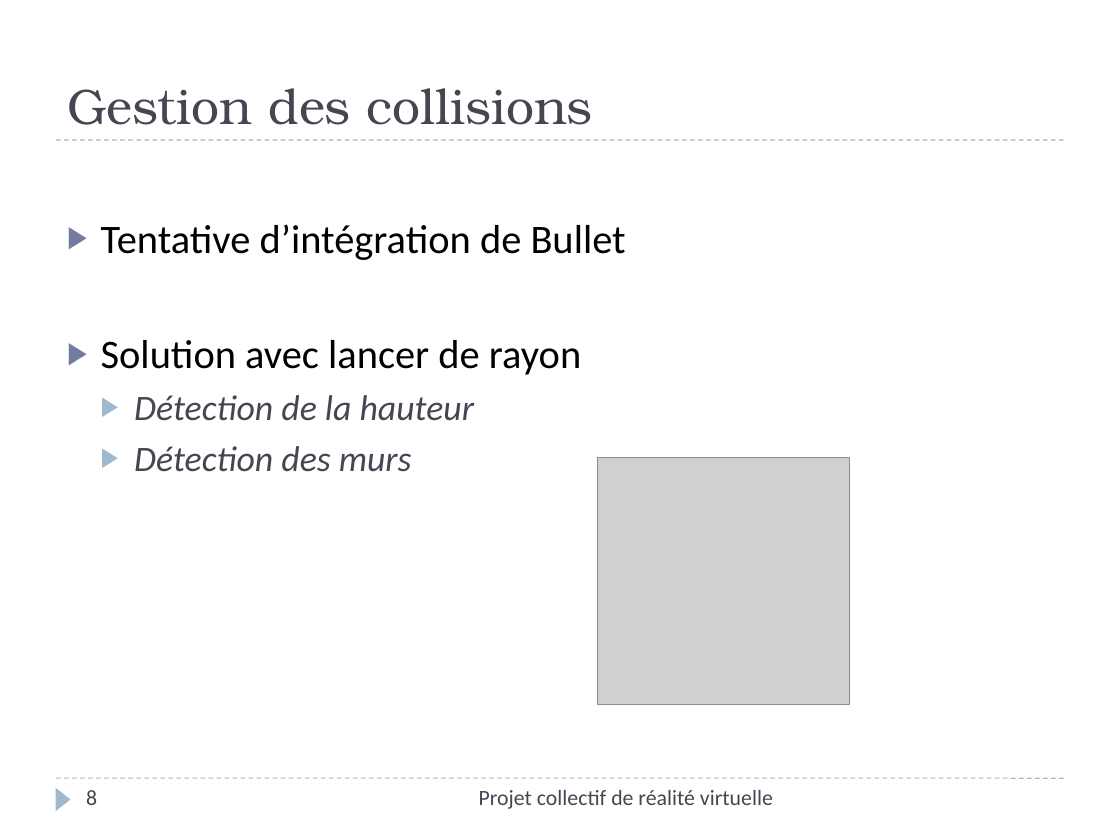
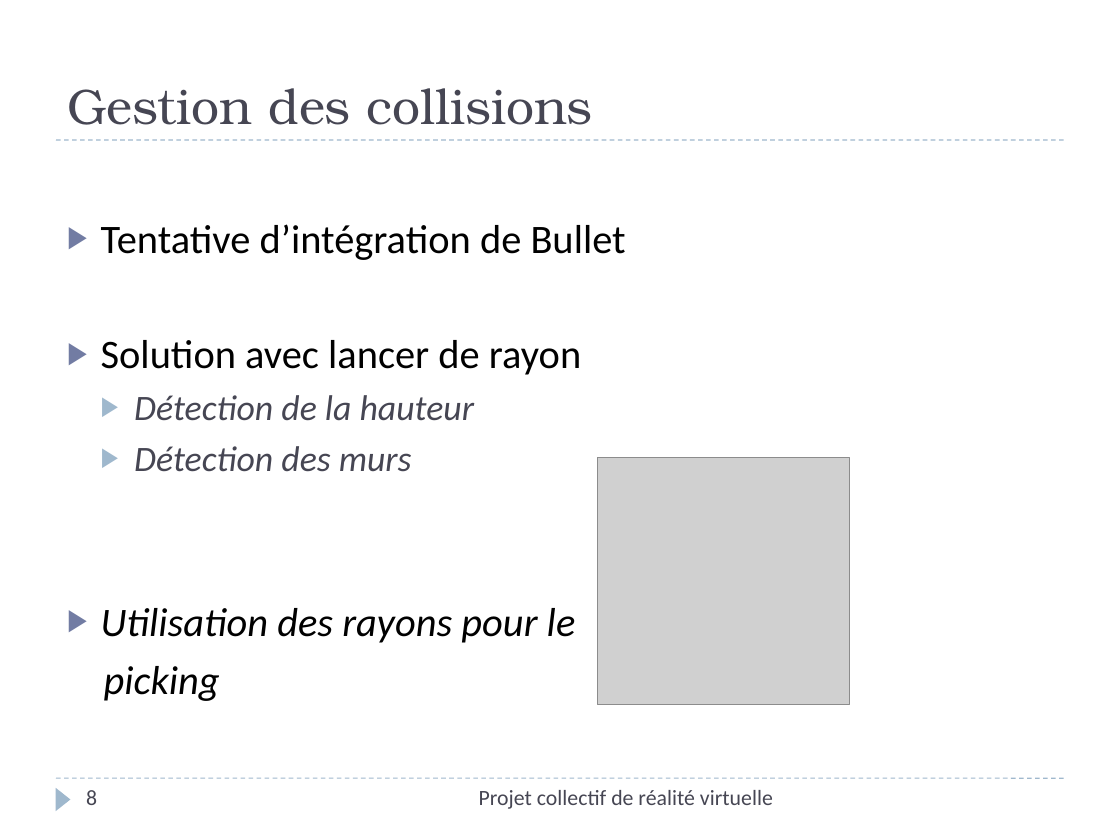
Before and after one commit to Cepheus/Short-Story, a slide deck: slide 8 of Presentation/Présentation.pptx. Drawn at 1120x840 pixels with LibreOffice and Linux fonts; fonts in the diff are those of the drawing; grey boxes stand for pictures. Boxes give left, top, right and bottom in pixels: in the first picture for what was removed or moved away, otherwise in the second. Text is boxed around its words. In the diff, an @@ line names an element or a change of style, - is before the commit and + after.

```diff
--- a/Presentation/Présentation.pptx
+++ b/Presentation/Présentation.pptx
@@ text at bbox=[101, 608, 576, 701]: paragraphs added @@
+▶ Utilisation des rayons pour le
+picking
```
Also in this commit, not shown: 2 other slides changed.
